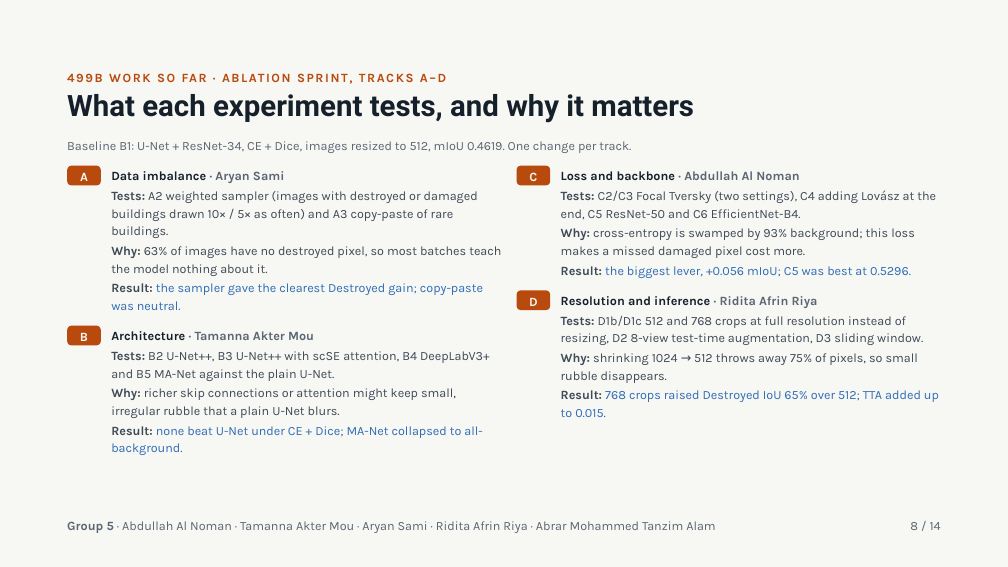
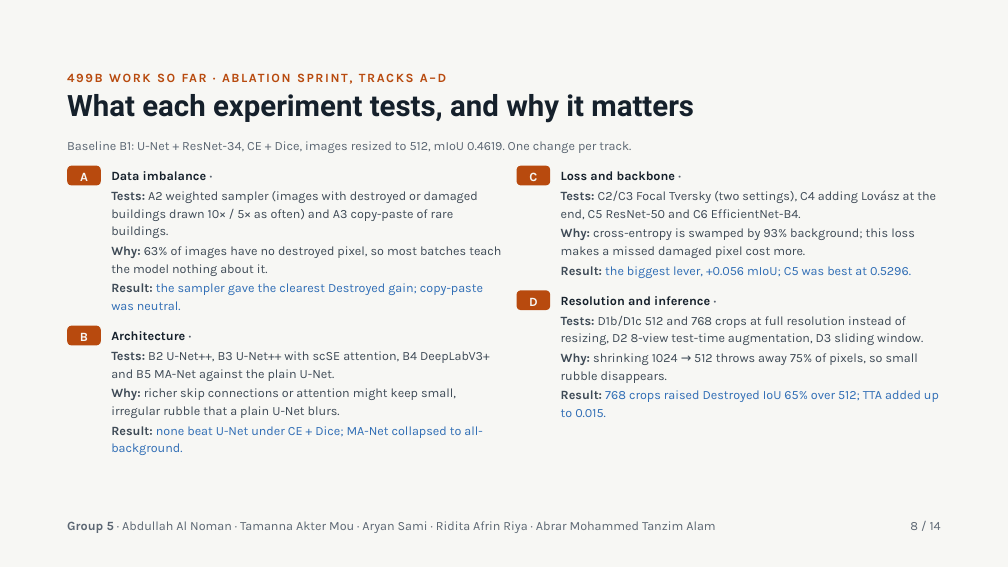
Before and after one commit to SmashNdashH/CSE499A.15-Msrb-, a slide deck: slide 8 of others/CSE499B_Review_Presentation.pptx. Drawn at 1008x567 pixels with LibreOffice and Linux fonts; fonts in the diff are those of the drawing. Boxes give left, top, right and bottom in pixels: in the first picture for what was removed or moved away, otherwise in the second. Text is boxed around its words. In the diff, an @@ line names an element or a change of style, - is before the commit and + after.

```diff
--- a/others/CSE499B_Review_Presentation.pptx
+++ b/others/CSE499B_Review_Presentation.pptx
@@ text at <box>111,171,206,180</box>: text changed @@
-Data imbalance · Aryan Sami
+Data imbalance ·
@@ text at <box>561,171,676,180</box>: text changed; text colour #5B6672 to #15202B @@
-Loss and backbone · Abdullah Al Noman
+Loss and backbone ·
@@ text at <box>561,296,710,305</box>: text changed @@
-Resolution and inference · Ridita Afrin Riya
+Resolution and inference ·
@@ text at <box>111,331,185,340</box>: text changed; text colour #5B6672 to #15202B @@
-Architecture · Tamanna Akter Mou
+Architecture ·
```
Also in this commit, not shown: 44 other files.
